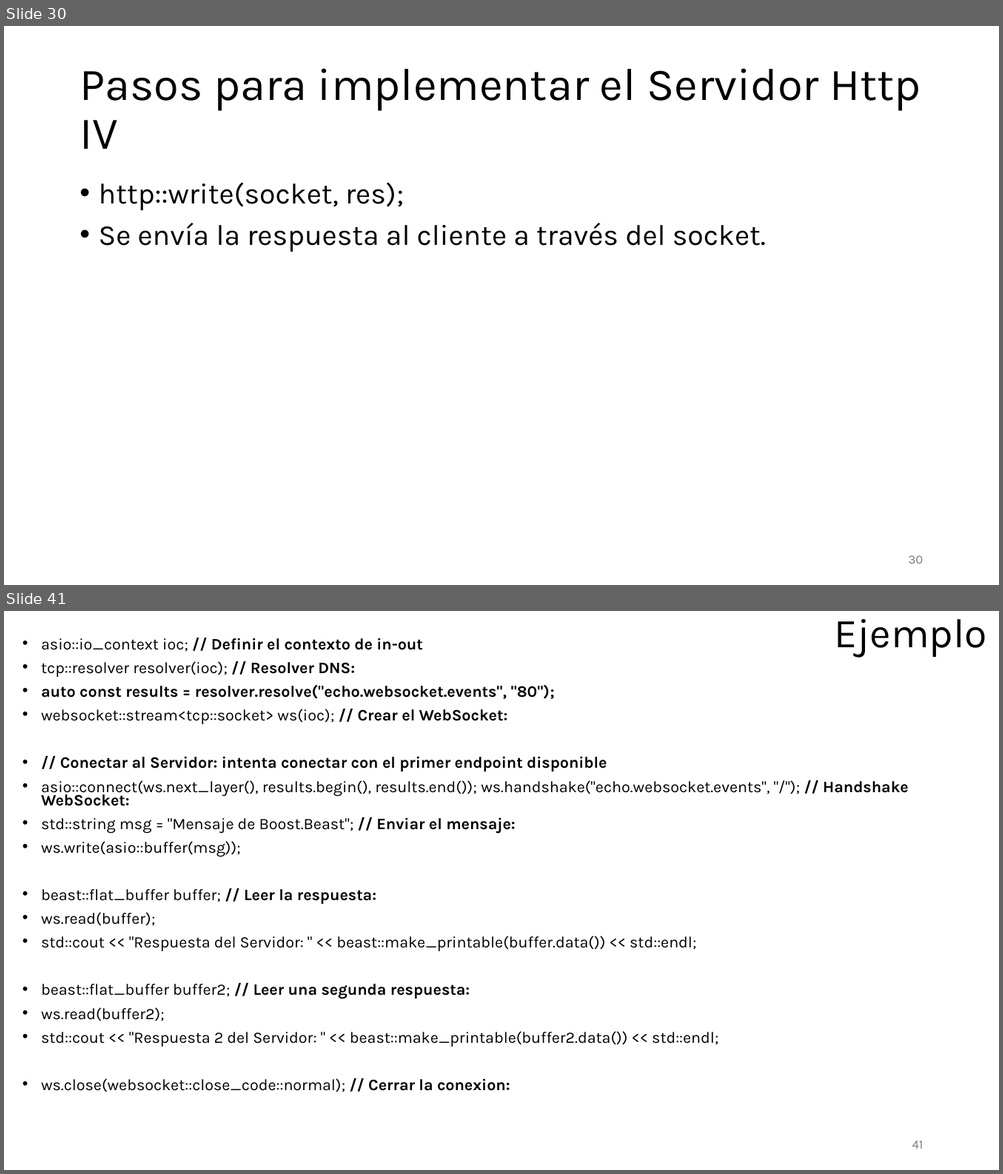
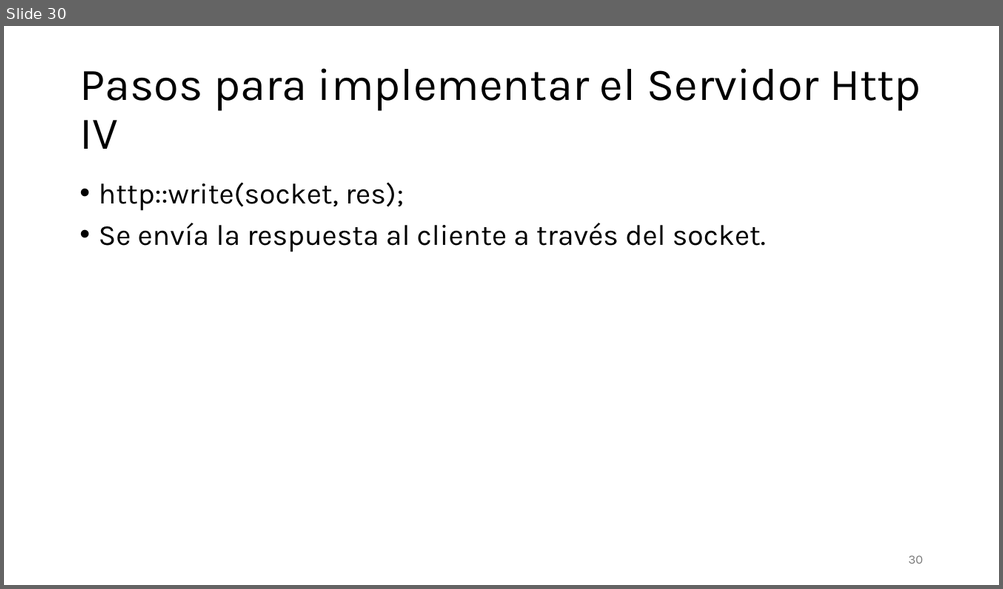
Before and after one commit to aldebarran22/CURSO_CPP_SERVICIOS_30H, a slide deck: doc/2_FrameWorks_WS_Cpp.pptx. Shown one above the other, each under a label of ours: slides 30 and 41 before the commit, slide 30 after it; the slides between them are not shown. The pictures are 1003x1174 and 1003x589 pixels, drawn with LibreOffice and Linux fonts; fonts in the diff are those of the drawing. Boxes give left, top, right and bottom in pixels: in the first picture for what was removed or moved away, otherwise in the second. Text is boxed around its words. In the diff, an @@ line names an element or a change of style, - is before the commit and + after.

```diff
--- a/doc/2_FrameWorks_WS_Cpp.pptx
+++ b/doc/2_FrameWorks_WS_Cpp.pptx
@@ slide 41 removed at [4, 611, 999, 1170], background #FFFFFF @@
@@ title removed at [834, 619, 987, 657] @@
-Ejemplo
@@ text removed at [41, 638, 908, 1093] @@
-• asio::io_context ioc; // Definir el contexto de in-out
-• tcp::resolver resolver(ioc); // Resolver DNS:
-• auto const results = resolver.resolve("echo.websocket.events", "80");
-• websocket::stream<tcp::socket> ws(ioc); // Crear el WebSocket:
-• // Conectar al Servidor: intenta conectar con el primer endpoint disponible
-• asio::connect(ws.next_layer(), results.begin(), results.end()); ws.handshake("echo.websocket.events", "/"); // Handshake WebSocket:
-• std::string msg = "Mensaje de Boost.Beast"; // Enviar el mensaje:
-• ws.write(asio::buffer(msg));
-• beast::flat_buffer buffer; // Leer la respuesta:
-• ws.read(buffer);
-• std::cout << "Respuesta del Servidor: " << beast::make_printable(buffer.data()) << std::endl;
-• beast::flat_buffer buffer2; // Leer una segunda respuesta:
-• ws.read(buffer2);
-• std::cout << "Respuesta 2 del Servidor: " << beast::make_printable(buffer2.data()) << std::endl;
-• ws.close(websocket::close_code::normal); // Cerrar la conexion:
@@ page number removed at [912, 1141, 923, 1149] @@
-41
```
Also in this commit, not shown: 28 other slides removed, 44 other files.
